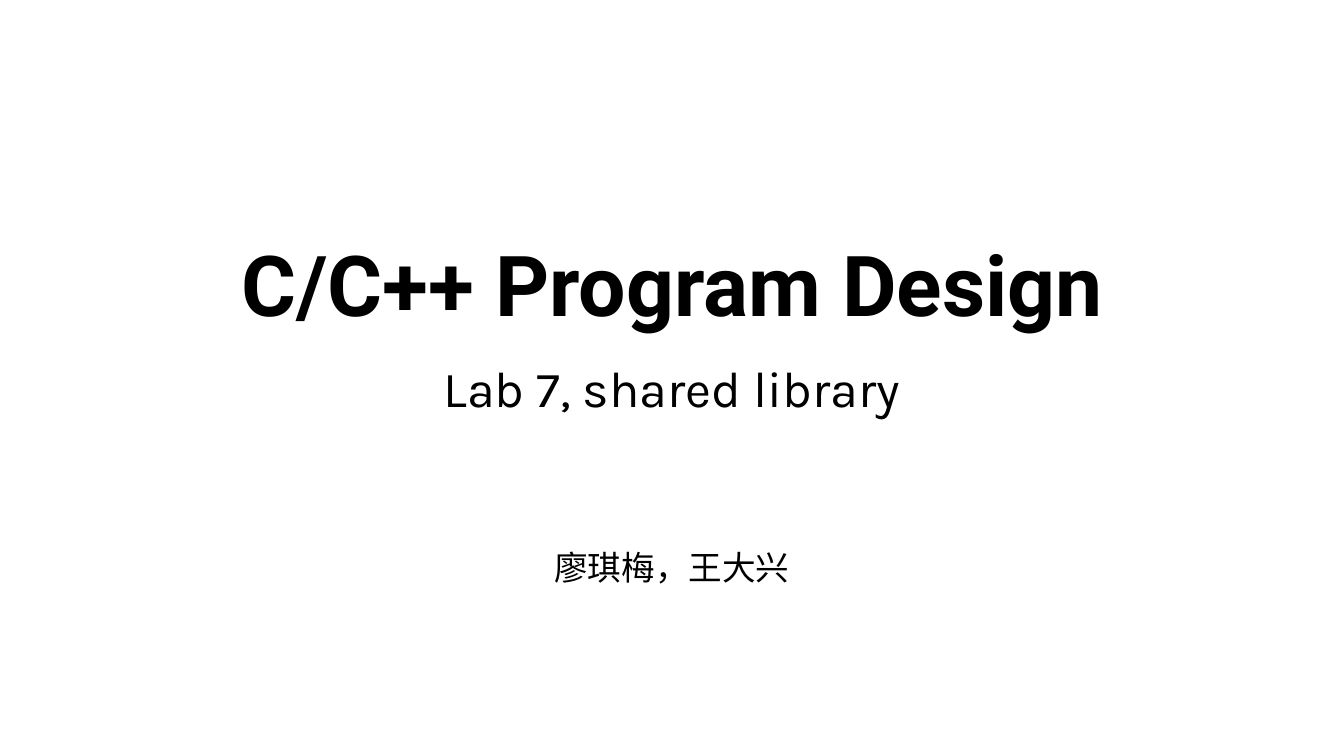
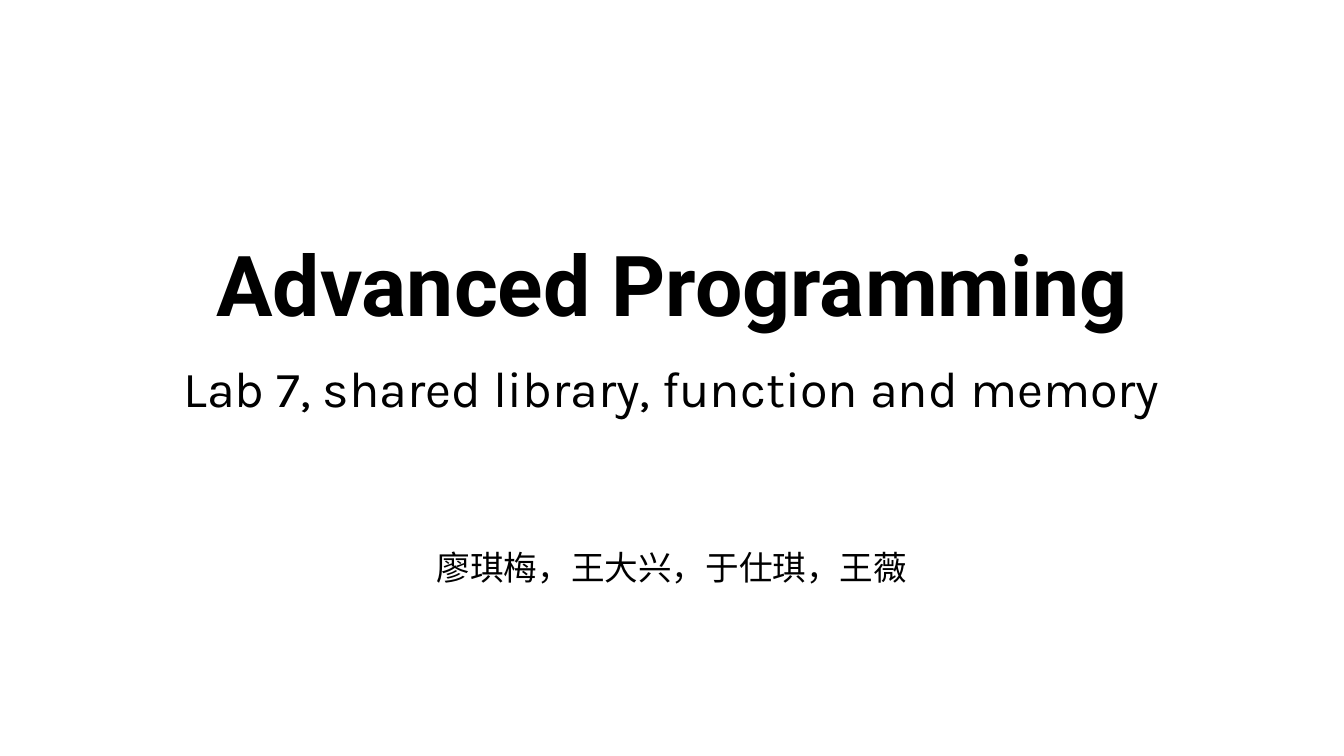
Before and after one commit to ShiqiYu/CPP, a slide deck: slide 1 of week07/Lab07.pptx. Drawn at 1344x756 pixels with LibreOffice and Linux fonts; fonts in the diff are those of the drawing; background and template pictures are left out. Boxes give left, top, right and bottom in pixels: in the first picture for what was removed or moved away, otherwise in the second. Text is boxed around its words. In the diff, an @@ line names an element or a change of style, - is before the commit and + after.

```diff
--- a/week07/Lab07.pptx
+++ b/week07/Lab07.pptx
@@ title at [216,253,1128,334]: text changed @@
-C/C++ Program Design
+Advanced Programming
@@ subtitle at [184,372,1159,584]: text changed @@
-Lab 7, shared library
-廖琪梅，王大兴
+Lab 7, shared library, function and memory
+廖琪梅，王大兴，于仕琪，王薇
```
Also in this commit, not shown: 2 other slides changed, 5 slides added, 3 other files.
